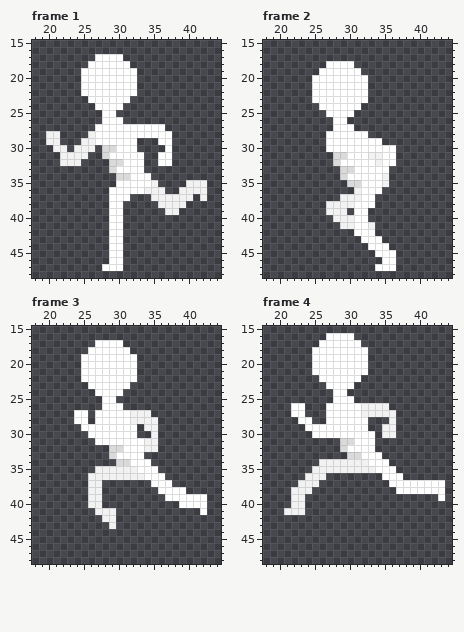
Edited in one commit: pixel-art file (Assets/Art/Characters/Player/Run/Player_Run_Left.aseprite). The picture above was drawn from the file before the commit.
64x64 pixels, 8 frames. Shown: frame 1: x 18..44, y 15..48; frame 2: x 18..44, y 15..48; frame 3: x 18..44, y 15..48; frame 4: x 18..44, y 15..48. The commit also changed other frames, which this record leaves out.
Now the later version:
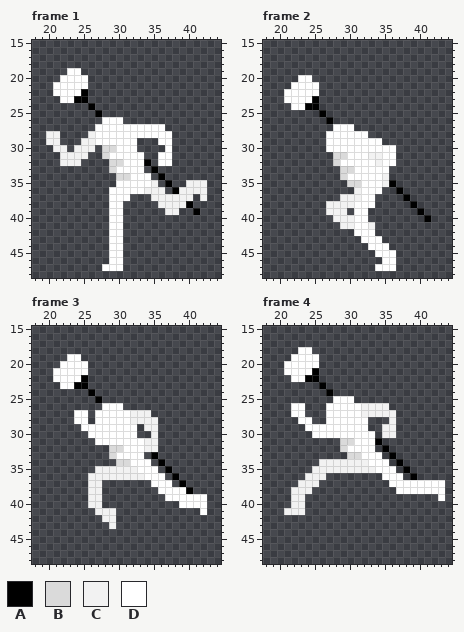
Palette (. is transparent): A #000000  B #dadada  C #f2f2f2  D #ffffff
Message: Added Weapon Run Animations
From old to new:
layer "Weapons/Staff" now shown
layer "Skin/Head" now hidden
Frame 1:
Colour A is added in row 23 at x 24 to 25; in row 24 at x 26; in row 25 at x 27; in row 32 at x 34; in row 33 at x 35; in row 34 at x 36.
Colour A is added in row 35 at x 37; in row 36 at x 38; in row 38 at x 40; in row 39 at x 41.
Colour A replaces colour D in row 22 at x 25.
Colour D is added in row 19 at x 23 to 24; in row 20 at x 22 to 24; in rows 21 to 22 at x 21 to 24; in row 23 at x 22 to 23.
The edit erases colour D in row 17 at x 27 to 30; in row 18 at x 26 to 31; in row 19 at x 25 to 32; in rows 20 to 22 at x 26 to 32; in row 23 at x 26 to 31; in row 24 at x 27 to 30.
The edit erases colour D in row 25 at x 28 to 29.
Frame 2:
Colour A is added in row 24 at x 24 to 25; in row 25 at x 26; in row 26 at x 27; in row 35 at x 36; in row 36 at x 37; in row 37 at x 38.
Colour A is added in row 38 at x 39; in row 39 at x 40; in row 40 at x 41.
Colour A replaces colour D in row 23 at x 25.
Colour D is added in row 20 at x 23 to 24; in row 21 at x 22 to 24; in rows 22 to 23 at x 21 to 24; in row 24 at x 22 to 23.
The edit erases colour D in row 18 at x 27 to 30; in row 19 at x 26 to 31; in row 20 at x 25 to 32; in rows 21 to 23 at x 26 to 32; in row 24 at x 26 to 31; in row 25 at x 27 to 30.
The edit erases colour D in row 26 at x 28 to 29.
Frame 3:
Colour A is added in row 23 at x 24 to 25; in row 24 at x 26; in row 25 at x 27; in row 33 at x 35; in row 34 at x 36; in row 35 at x 37.
Colour A is added in row 36 at x 38; in row 37 at x 39; in row 38 at x 40.
Colour A replaces colour D in row 22 at x 25.
Colour D is added in row 19 at x 23 to 24; in row 20 at x 22 to 24; in rows 21 to 22 at x 21 to 24; in row 23 at x 22 to 23.
The edit erases colour D in row 17 at x 27 to 30; in row 18 at x 26 to 31; in row 19 at x 25 to 32; in rows 20 to 22 at x 26 to 32; in row 23 at x 26 to 31; in row 24 at x 27 to 30.
The edit erases colour D in row 25 at x 28 to 29.
Frame 4:
Colour A is added in row 22 at x 24 to 25; in row 23 at x 26; in row 24 at x 27; in row 31 at x 34; in row 32 at x 35; in row 33 at x 36.
Colour A is added in row 34 at x 37; in row 35 at x 38; in row 36 at x 39.
Colour A replaces colour D in row 21 at x 25.
Colour D is added in row 18 at x 23 to 24; in row 19 at x 22 to 24; in rows 20 to 21 at x 21 to 24; in row 22 at x 22 to 23.
The edit erases colour D in row 16 at x 27 to 30; in row 17 at x 26 to 31; in row 18 at x 25 to 32; in rows 19 to 21 at x 26 to 32; in row 22 at x 26 to 31; in row 23 at x 27 to 30.
The edit erases colour D in row 24 at x 28 to 29.
Pixel boxes of the changes (left, top, right, bottom) in both pictures:
changed: (53, 54, 137, 117)
added: (144, 159, 200, 215)
changed: (284, 61, 368, 124)
added: (389, 180, 431, 222)
changed: (53, 340, 137, 403)
added: (151, 452, 193, 494)
changed: (284, 333, 368, 396)
added: (375, 438, 417, 480)
